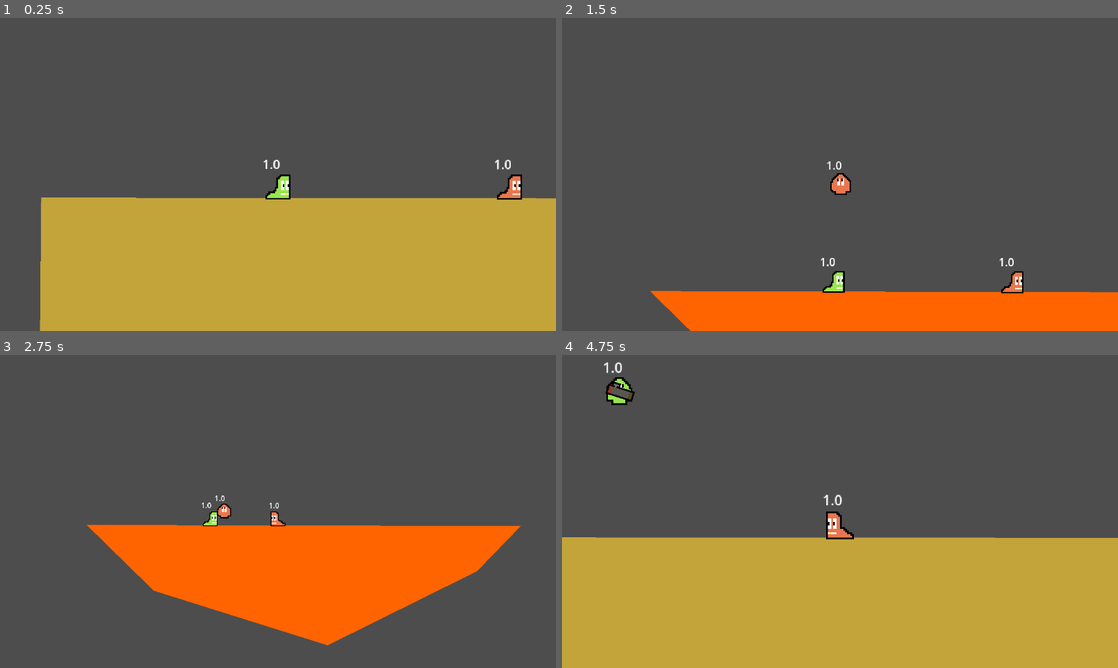
Above: before the commit, frames 1-4 (two rows, left to right).
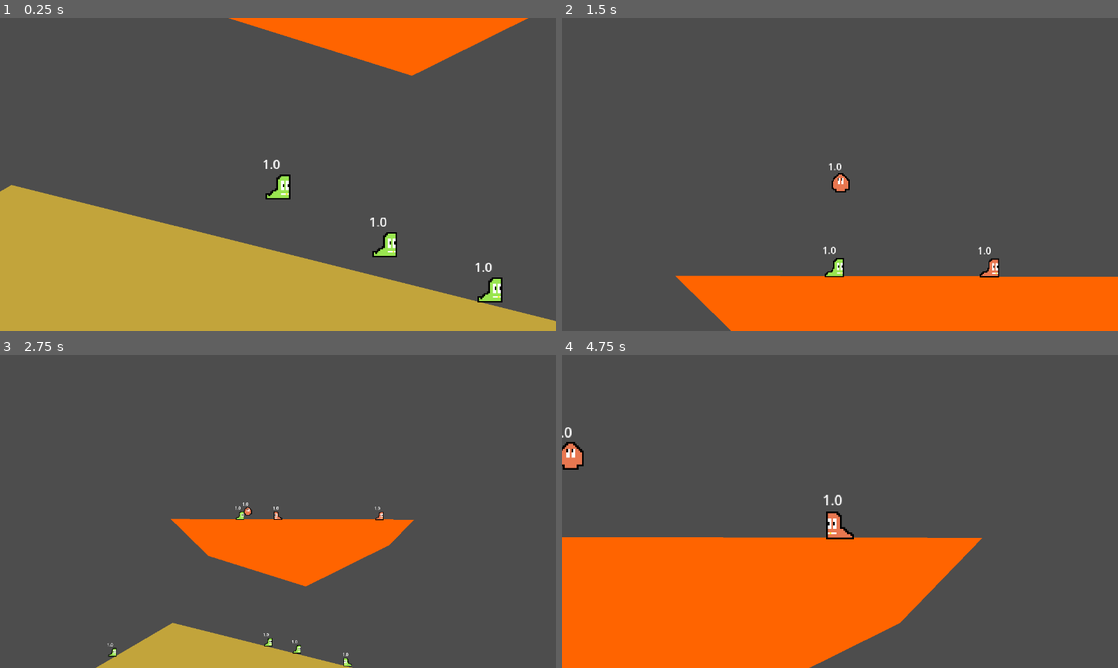
Above: after the commit, the same moments.

Repository: WilliamOFDavis/slugs_2d
Game: Godot game, scene res://Scenes/levels/level.tscn
Same seed, same stepped clock (60 frames per second), same inputs: the game is played once before the commit and once after it.
Inputs (mouse positions are in pixels of both pictures, inside the frame that each line leads up to):
- Up to frame 1 (0.25 s): no input
- Up to frame 2 (1.5 s): move the mouse to (962, 158) at 0.52 s; hold D (move_right) from 0.53 s (still down); tap G (end_turn) at 0.6 s; click (962, 158) at 0.67 s; tap Space (jump) at 0.77 s; right-click (962, 158) at 0.8 s; move the mouse to (728, 190) at 1.27 s; right-click (728, 190) at 1.35 s; click (728, 190) at 1.42 s
- Up to frame 3 (2.75 s): tap Space (jump) at 1.52 s; tap G (end_turn) at 1.55, 2.1 s; move the mouse to (333, 442) at 2.02 s; release D (move_right) at 2.03 s; hold A (move_left) from 2.03 s (still down); click (333, 442) at 2.17 s; right-click (333, 442) at 2.3 s
- Up to frame 4 (4.75 s): move the mouse to (812, 574) at 2.77 s; release A (move_left) at 2.78 s; hold D (move_right) 2.78-4.28 s; click (812, 574) at 2.85 s; tap Space (jump) at 3.02, 3.77, 4.52 s; tap G (end_turn) at 3.05, 4.55 s; move the mouse to (1006, 558) at 3.52 s; right-click (1006, 558) at 3.6 s; click (1006, 558) at 3.67 s; move the mouse to (673, 464) at 4.27 s; hold A (move_left) from 4.28 s (still down); tap R (switch_weapon) at 4.35 s; click (673, 464) at 4.42 s

The runs differ from the first frame. In frame 1, 26% of the frame differs, in the area x 0-100%, y 0-100%; in frame 2, 5.4%; in frame 3, 18%; in frame 4, 42%, in the area x 0-100%, y 2-100%.

Commit message:
added end turn timer on shot fired

Diff:
--- a/Scenes/levels/level.gd
+++ b/Scenes/levels/level.gd
@@ -31,7 +31,7 @@
 
 func _process(_delta: float) -> void:
 	if Input.is_action_just_pressed("end_turn"):
-		goto_next_turn()
+		end_turn(true)
 
 func initialise_teams() -> void:
 	for team in teams:
@@ -48,12 +48,19 @@
 	active_team_index += 1
 	active_slug.begin_turn()
 
-func goto_next_turn() -> void:
+func end_turn(triggered:bool = false) -> void:
 	if active_slug != null:
 		active_slug.end_turn()
+	if !triggered:
+		$EndTurnTimer.start()
+	else:
+		goto_next_turn()
+func goto_next_turn() -> void:
+	active_slug.deactivate_camera()
 	active_slug = teams[active_team_index%teams.size()].get_next_slug()
 	active_slug.begin_turn()
 	active_team_index += 1
+	$EndTurnTimer.wait_time = 1.0
 
 func spawn_rocket(spawn_pos: Vector2) -> void:
 	var rocket: Rocket = rocket_scene.instantiate()
@@ -69,6 +76,8 @@
 		new_projectile.set_direction(direction, multiplier)
 	new_projectile.set_shooter(shooter)
 	$Projectiles.add_child(new_projectile)
+	$EndTurnTimer.wait_time = 2.5*multiplier
+	end_turn()
 
 func spawn_new_terrain(visual_poly: Array, _new_position: Vector2, terrain_color: Color) -> void:
 	var new_visual_polygon: Polygon2D = Polygon2D.new()
--- a/Scenes/levels/level.tscn
+++ b/Scenes/levels/level.tscn
@@ -23,20 +23,20 @@
 [node name="TerrainPoly" type="Polygon2D" parent="Terrain/TerrainPiece"]
 position = Vector2(43, -4)
 color = Color(0.763743, 0.64334, 0.235081, 1)
-polygon = PackedVector2Array(-1642, -5, -1647, 668, 1649, 714, 1658, -3, 633, -259, 196, -3)
+polygon = PackedVector2Array(-31, 1, -42, 711, 1649, 714, 1658, -3, 633, -259, 196, -3)
 
 [node name="Slugs" type="Node2D" parent="."]
 
 [node name="GreenSpawnPoints" type="Node2D" parent="."]
 
 [node name="Marker2D" type="Marker2D" parent="GreenSpawnPoints"]
-position = Vector2(-1338, -37)
+position = Vector2(975, -280)
 
 [node name="Marker2D2" type="Marker2D" parent="GreenSpawnPoints"]
 position = Vector2(1247, -148)
 
 [node name="Marker2D3" type="Marker2D" parent="GreenSpawnPoints"]
-position = Vector2(-859, -20)
+position = Vector2(1112, -206)
 
 [node name="Marker2D4" type="Marker2D" parent="GreenSpawnPoints"]
 position = Vector2(893, -676)
@@ -53,10 +53,15 @@
 position = Vector2(1153, -682)
 
 [node name="Marker2D8" type="Marker2D" parent="RedSpawnPoints"]
-position = Vector2(-396, -43)
+position = Vector2(1431, -692)
 
 [node name="Marker2D9" type="Marker2D" parent="RedSpawnPoints"]
-position = Vector2(-1041, -31)
+position = Vector2(129, -23)
 
 [node name="Marker2D10" type="Marker2D" parent="RedSpawnPoints"]
 position = Vector2(1592, -71)
+
+[node name="EndTurnTimer" type="Timer" parent="."]
+one_shot = true
+
+[connection signal="timeout" from="EndTurnTimer" to="." method="goto_next_turn"]
--- a/Scenes/projectiles/rocket.gd
+++ b/Scenes/projectiles/rocket.gd
@@ -3,7 +3,7 @@
 class_name Rocket
 
 @onready var explosion_component: ExplosionRadiusComponent = $ExplosionRadiusComponent
-@export var speed: float = 100.0
+@export var speed: float = 120.0
 var direction: Vector2 = Vector2.ZERO
 var velocity: Vector2
 var shooter: Slug
--- a/Scenes/slugs/slug.gd
+++ b/Scenes/slugs/slug.gd
@@ -42,6 +42,9 @@
 
 func deactivate_slug() -> void:
 	active_turn = false
+
+
+func deactivate_camera() -> void:
 	camera.enabled = false
 
 func begin_turn() -> void:
@@ -49,7 +52,6 @@
 
 func end_turn() -> void:
 	deactivate_slug()
-	turn_over.emit()
 
 func set_inventory(inventory: Inventory) -> void:
 	current_inventory = inventory
--- a/Scenes/slugs/slug.tscn
+++ b/Scenes/slugs/slug.tscn
@@ -179,7 +179,6 @@
 enabled = false
 script = ExtResource("5_2reqc")
 zoomed_scale = Vector2(2, 2)
-zoomed_out_scale = Vector2(1, 1)
 
 [node name="SlugStateMachine" type="Node" parent="." node_paths=PackedStringArray("sprite", "velocity_component", "airborne_timer")]
 script = ExtResource("4_qqoxf")
@@ -224,4 +223,8 @@
 offset_bottom = -2.0
 text = "1.0"
 
+[node name="EndTurnTimer" type="Timer" parent="."]
+wait_time = 2.0
+one_shot = true
+
 [connection signal="switch_weapon" from="InputComponent" to="." method="_on_input_component_switch_weapon"]
--- a/components/explosion_radius_component.gd
+++ b/components/explosion_radius_component.gd
@@ -21,8 +21,6 @@
 func _body_exited(body:Node2D) -> void:
 	if body != shooter:
 		bodies_in_range.erase(body)
-	if body is Slug:
-		pass
 func explode() -> void:
 	for body in bodies_in_range:
 		if body != null:
--- a/components/input_component.gd
+++ b/components/input_component.gd
@@ -16,14 +16,15 @@
 signal switch_weapon
 
 func _unhandled_input(event: InputEvent) -> void:
+	if Input.is_action_just_pressed("right_mouse"):
+			camera.toggle_zoom()
 	if get_parent().active_turn:
 		var x_direction: float = Input.get_axis("move_left", "move_right")
 
 		weapon_sprite.look_at(get_global_mouse_position())
 		velocity_component.set_x_direction(x_direction)
 
-		if Input.is_action_just_pressed("right_mouse"):
-			camera.toggle_zoom()
+
 
 		if Input.is_action_just_pressed("jump") and get_parent().is_on_floor():
 			sprite.play("in_air")
@@ -36,12 +37,14 @@
 			#return
 		#
 		#if Input.is_action_just_pressed("left_mouse") and get_parent().is_on_floor():
-		if event is InputEventMouseButton and event.button_index == MOUSE_BUTTON_LEFT and event.is_pressed() and get_parent().is_on_floor():
+		if event is InputEventMouseButton and event.button_index == MOUSE_BUTTON_LEFT and event.is_pressed() and get_parent().is_on_floor() and is_charging == false:
 			is_charging = true
 			return
 
+
+
 		#if Input.is_action_just_released("left_mouse"):
-		if event is InputEventMouseButton and event.button_index == MOUSE_BUTTON_LEFT and event.is_released() and get_parent().is_on_floor():
+		if event is InputEventMouseButton and event.button_index == MOUSE_BUTTON_LEFT and event.is_released() and get_parent().is_on_floor() and is_charging:
 			var direction_to_mouse: Vector2 = (get_global_mouse_position() - get_parent().global_position).normalized()
 			is_charging = false
 			shoot_weapon.emit(direction_to_mouse, input_multiplier)
@@ -56,4 +59,7 @@
 func _physics_process(delta: float) -> void:
 	if is_charging and input_multiplier < max_multiplier:
 		input_multiplier += charge_per_second * delta
+	if !get_parent().is_on_floor() and is_charging:
+			is_charging = false
+			input_multiplier = 1.0
 	mult_label.text = str(snapped(input_multiplier, 0.1))
